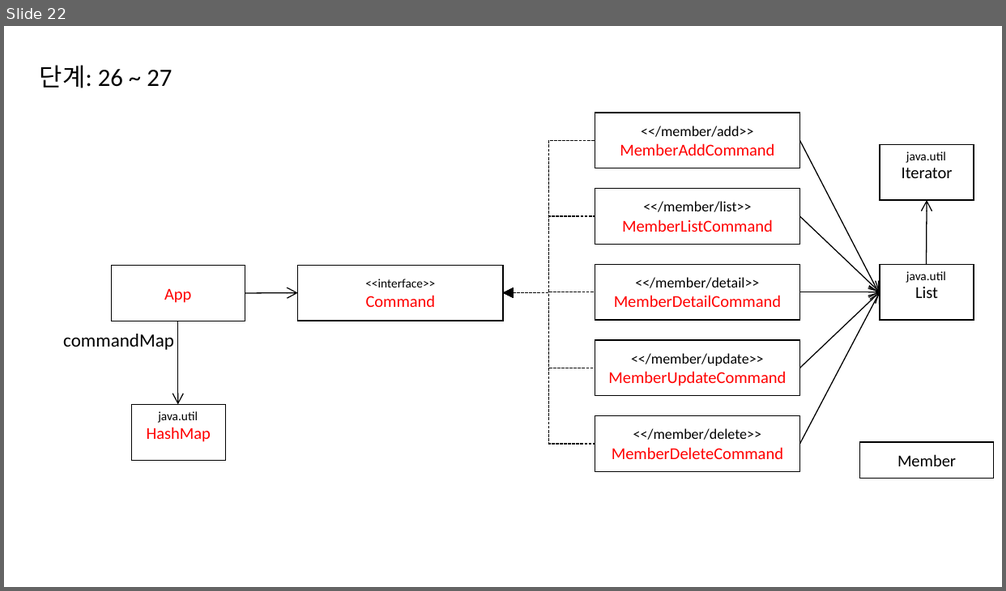
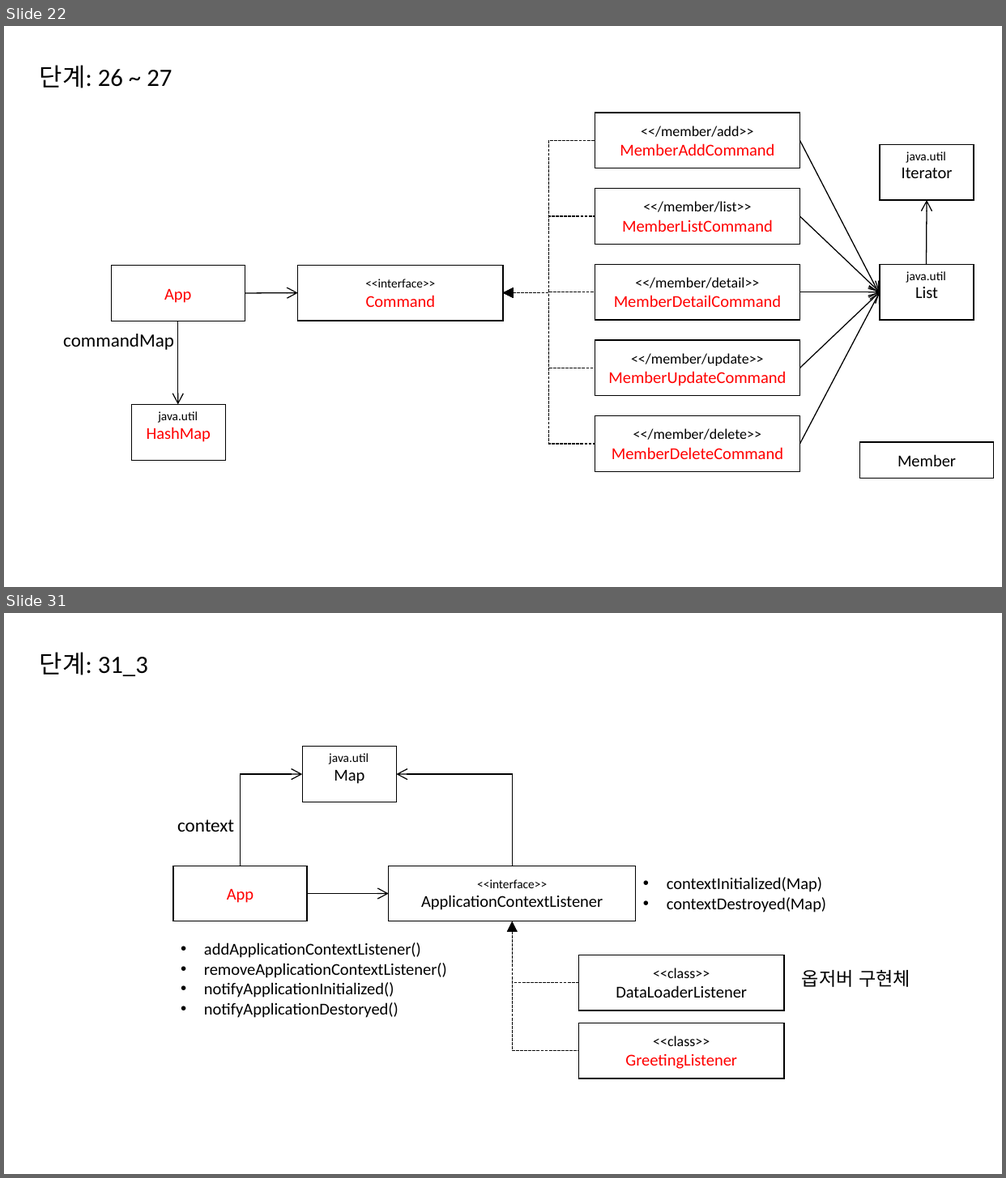
Before and after one commit to eomjinyoung/bitcamp-20191202, a slide deck: ClassDiagram.pptx. Shown one above the other, each under a label of ours: slide 22 before the commit, slides 22 and 31 after it; the slides between them are not shown. The pictures are 1006x591 and 1006x1178 pixels, drawn with LibreOffice and Linux fonts; fonts in the diff are those of the drawing. Boxes give left, top, right and bottom in pixels: in the first picture for what was removed or moved away, otherwise in the second. Text is boxed around its words. In the diff, an @@ line names an element or a change of style, - is before the commit and + after.

```diff
--- a/ClassDiagram.pptx
+++ b/ClassDiagram.pptx
@@ slide 31 added at bbox=[4, 613, 1002, 1174], background #FFFFFF @@
@@ text added at bbox=[40, 652, 148, 676], 24 pt, text #000000 @@
+단계: 31_3
@@ rectangle added at bbox=[303, 747, 397, 802], outline #000000 1 pt, 16 pt, text #000000 @@
+Map
@@ text added at bbox=[329, 753, 368, 764], 12 pt, text #000000 @@
+java.util
@@ elbow arrow added from (241, 866) to (303, 774), #000000 1 pt @@
@@ elbow arrow added from (513, 866) to (396, 774), #000000 1 pt @@
@@ text added at bbox=[177, 820, 234, 832], 18 pt, text #000000 @@
+context
@@ rectangle added at bbox=[173, 866, 307, 922], outline #000000 1 pt, 16 pt, text #FF0000 @@
+App
@@ rectangle added at bbox=[389, 866, 636, 922], outline #000000 1 pt, 16 pt, text #000000 @@
+<<interface>>
+ApplicationContextListener
@@ text added at bbox=[667, 877, 826, 913], 16 pt, text #000000 @@
+• contextInitialized(Map)
+• contextDestroyed(Map)
@@ arrow added from (307, 894) to (389, 894), #000000 1 pt @@
@@ elbow arrow added from (579, 983) to (513, 922), #000000 1 pt dashed @@
@@ elbow arrow added from (579, 1051) to (513, 922), #000000 1 pt dashed @@
@@ text added at bbox=[204, 943, 447, 1018], 16 pt, text #000000 @@
+• addApplicationContextListener()
+• removeApplicationContextListener()
+• notifyApplicationInitialized()
+• notifyApplicationDestoryed()
@@ rectangle added at bbox=[579, 955, 784, 1011], outline #000000 1 pt, 16 pt, text #000000 @@
+<<class>>
+DataLoaderListener
@@ text added at bbox=[802, 970, 910, 987], 18 pt, text #000000 @@
+옵저버 구현체
@@ rectangle added at bbox=[579, 1023, 784, 1079], outline #000000 1 pt, 16 pt, text #FF0000 @@
+<<class>>
+GreetingListener
```
Also in this commit, not shown: 1 slide changed, 7 other slides added.
